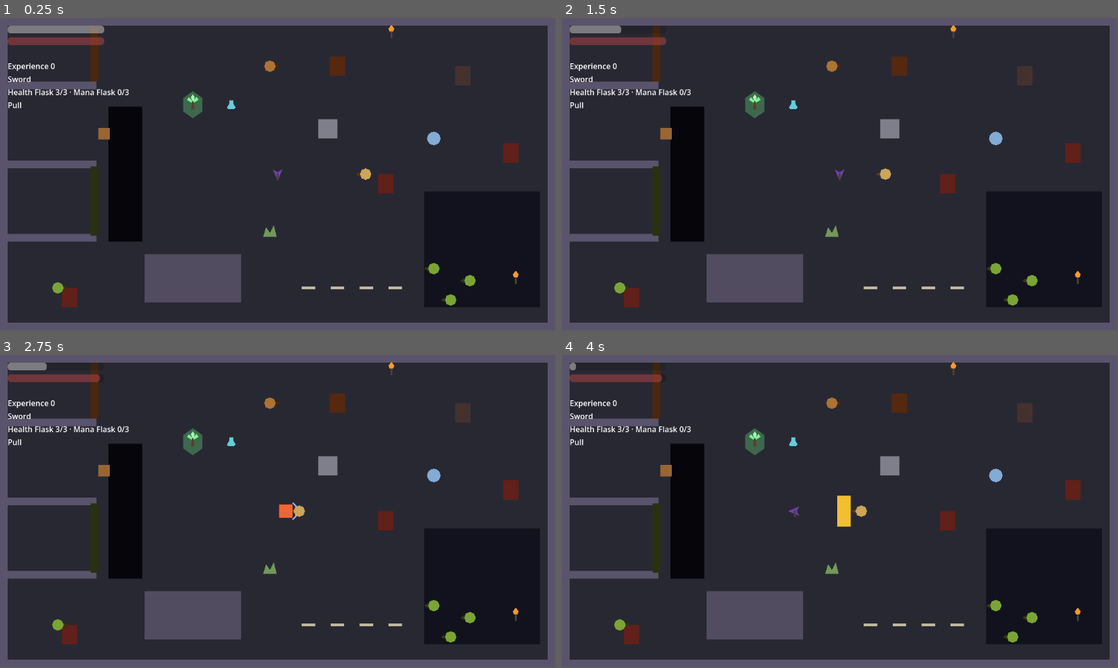
Above: before the commit, frames 1-4 (two rows, left to right).
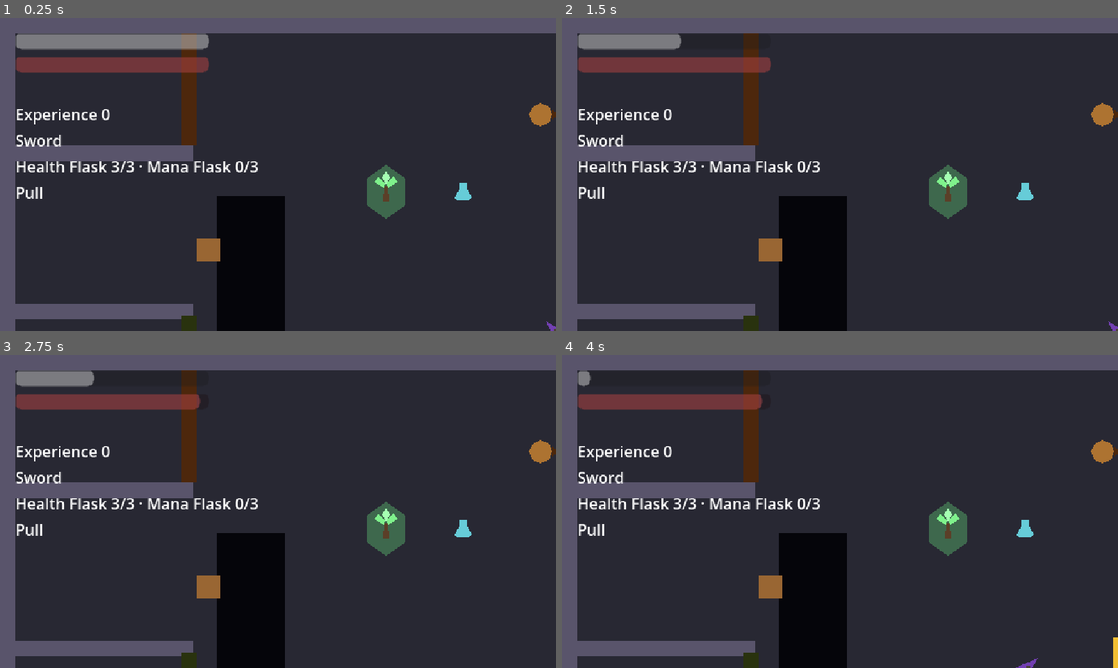
Above: after the commit, the same moments.

Repository: KrisUni/the-shattering
Game: Godot game, scene res://scenes/test_room.tscn
The game is run twice, just before and just after one commit, with the same random seed, the same clock (stepped at 60 frames per second) and the same inputs. Sound files missing from this copy of the repository are replaced by a short silence.
Inputs (mouse positions are in pixels of both pictures, inside the frame that each line leads up to):
- Up to frame 1 (0.25 s): no input
- Up to frame 2 (1.5 s): tap Enter at 0.5 s; move the mouse to (962, 158) at 0.52 s; hold D (move_right) 0.53-1.25 s; hold Right mouse button (attack_heavy) 0.53-1.25 s; click (962, 158) at 0.67 s; tap F (jump) at 0.77 s; drag from (728, 190) to (756, 277) at 1.27 s
- Up to frame 3 (2.75 s): move the mouse to (333, 442) at 2.02 s; hold D (move_right) from 2.03 s (still down); hold Shift (block) from 2.03 s (still down)
- Up to frame 4 (4 s): release D (move_right) at 2.75 s; release Shift (block) at 2.75 s; drag from (812, 574) to (901, 401) at 2.77 s; tap Space (roll) at 3.5 s; move the mouse to (1006, 558) at 3.52 s; hold A (move_left) from 3.53 s (still down); hold R (interact) from 3.53 s (still down); tap F (jump) at 3.77 s
In our replay, the window is 799x449 before the commit and 800x450 after it. These sizes can differ from the game's own. Grey fills any space a smaller window leaves; there, only what the larger window draws over its background counts as a difference.

The runs differ from the first frame. In frame 1, 30% of the frame differs, in the area x 0-100%, y 0-100%; in frame 2, 29%; in frame 3, 29%; in frame 4, 29%.

Commit message:
Render the game at 576×324 with whole-number scaling (#73)
Co-Authored-By: Claude Sonnet 5.5 <noreply@anthropic.com>

Diff:
--- a/project.godot
+++ b/project.godot
@@ -17,6 +17,15 @@
 [autoload]
 
 WorldState="*res://scripts/world_state.gd"
+
+[display]
+
+window/size/viewport_width=576
+window/size/viewport_height=324
+window/size/window_width_override=1152
+window/size/window_height_override=648
+window/stretch/mode="viewport"
+window/stretch/scale_mode="integer"
 
 [editor_plugins]
 
@@ -151,3 +160,9 @@
 2d_physics/layer_8="enemy_body"
 2d_physics/layer_9="player_body"
 2d_physics/layer_10="flammable"
+
+[rendering]
+
+textures/canvas_textures/default_texture_filter=0
+2d/snap/snap_2d_transforms_to_pixel=true
+2d/snap/snap_2d_vertices_to_pixel=true
Not shown, changed: assets/AGENTS.md
